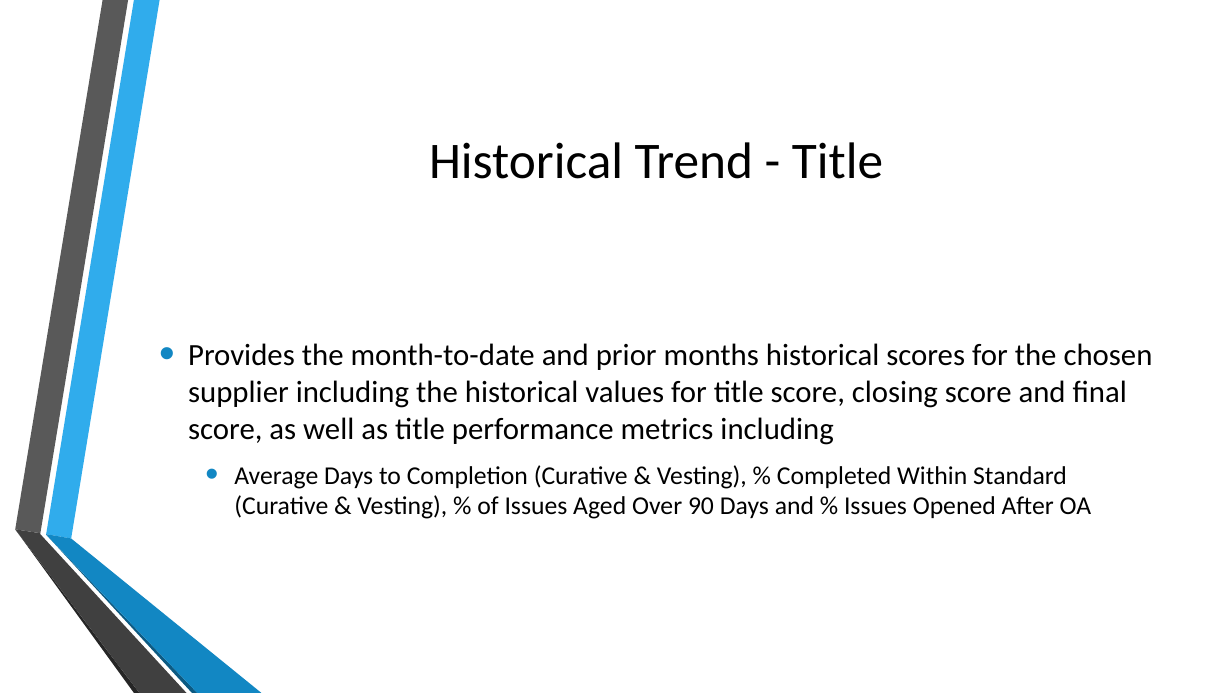
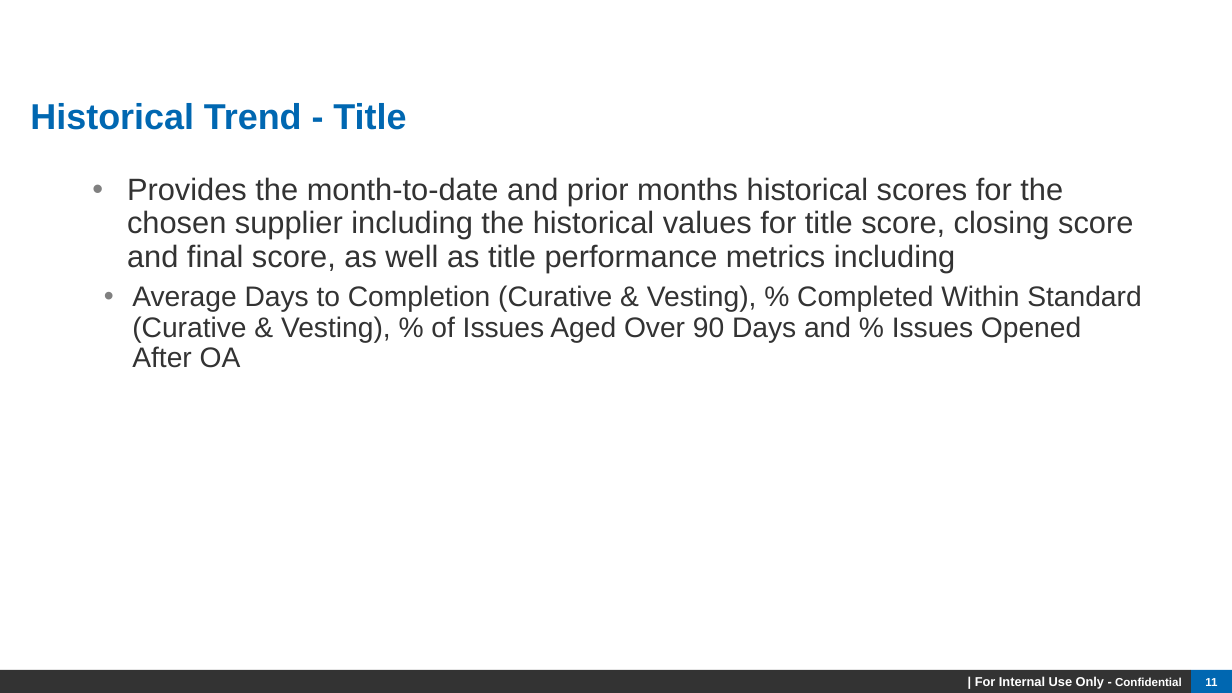
Before and after one commit to maxchen1220/Project, a slide deck: slide 11 of Supplier Scorecard Project Review.pptx (slide 9 before the commit). Drawn at 1232x693 pixels with LibreOffice and Linux fonts; fonts in the diff are those of the drawing; background and template pictures are left out. Boxes give left, top, right and bottom in pixels: in the first picture for what was removed or moved away, otherwise in the second. Text is boxed around its words. In the diff, an @@ line names an element or a change of style, - is before the commit and + after.

```diff
--- a/Supplier Scorecard Project Review.pptx
+++ b/Supplier Scorecard Project Review.pptx
@@ title "Historical Trend - Title" moved from (x1=429, y1=142, x2=883, y2=179) to (x1=30, y1=103, x2=406, y2=130) @@
@@ title "Historical Trend - Title" at (x1=30, y1=103, x2=406, y2=130): size 40 to 28 pt, font Calibri to Arial, text colour #000000 to #0067B1, bold on; alignment centre to left; line spacing 1 to 0.95 @@
@@ text "Provides the month-to-date and prior ..." moved from (x1=188, y1=343, x2=1153, y2=519) to (x1=127, y1=177, x2=1141, y2=368) @@
@@ text "Provides the month-to-date and prior ..." at (x1=127, y1=177, x2=1141, y2=368): font Calibri to Arial, text colour #000000 to #333333; size 20 to 22 pt in "Average Days to Completion (Curative & Vesting), ..."; indent changed; line spacing 1 to 0.9; bullet colour #1287C3 to #808080; less space between paragraphs; vertical alignment middle to top @@
@@ group removed at (x1=15, y1=0, x2=262, y2=693): 6 freeform shapes @@
@@ rectangle added at (x1=0, y1=670, x2=1191, y2=693), fill #333333, 10 pt, text #FFFFFF, bold @@
+| For Internal Use Only - Confidential
@@ page number added at (x1=1191, y1=670, x2=1232, y2=693), fill #0067B1, 9 pt, text #FFFFFF, bold @@
+11
```
Also in this commit, not shown: 12 other slides changed, 6 slides added, 1 slide removed.
